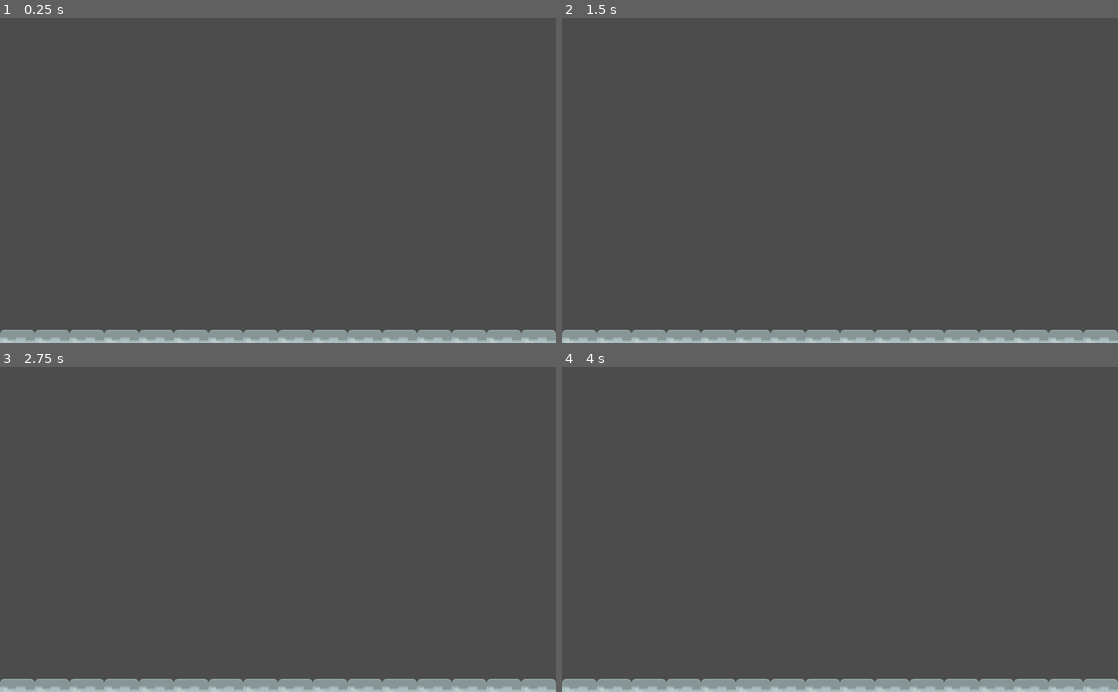
Above: before the commit, frames 1-4 (two rows, left to right).
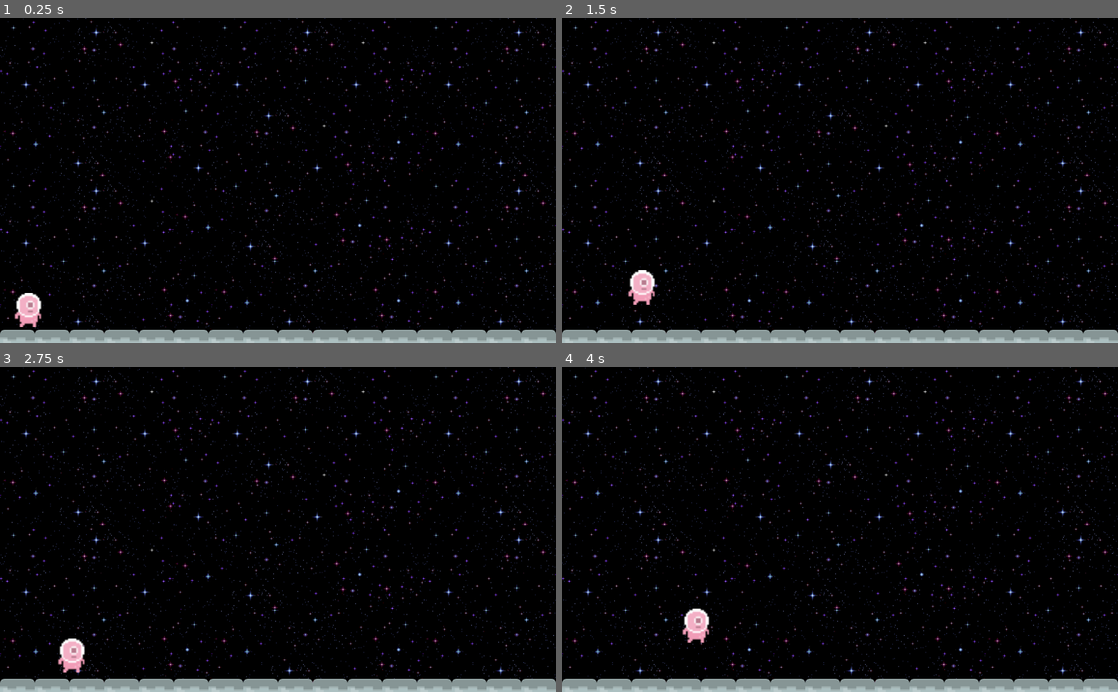
Above: after the commit, the same moments.

Repository: bsu-cs315/P2-MoonRun
Game: Godot game, scene res://src/Level.tscn
The game is run twice, just before and just after one commit, with the same random seed, the same clock (stepped at 60 frames per second) and the same inputs.
Inputs:
- Up to frame 1 (0.25 s): no input
- Up to frame 2 (1.5 s): tap Enter at 0.5 s; hold Right (ui_right) from 0.53 s (still down); tap Space (ui_select) at 0.6, 0.77, 1.07, 1.35 s
- Up to frame 3 (2.75 s): tap Space (ui_select) at 1.52, 1.82, 2.1 s; release Right (ui_right) at 2.03 s; hold Left (ui_left) from 2.03 s (still down)
- Up to frame 4 (4 s): release Left (ui_left) at 2.78 s; hold Right (ui_right) from 2.78 s (still down); tap Space (ui_select) at 2.85, 3.02, 3.32, 3.6, 3.77 s

The runs differ from the first frame. In frame 1, 96% of the frame differs, in the area x 0-100%, y 0-98%; in frame 2, 96%; in frame 3, 96%; in frame 4, 96%.

Commit message:
Added character movement

Diff:
--- a/project/project.godot
+++ b/project/project.godot
@@ -17,7 +17,7 @@
 
 config/name="MoonRun"
 run/main_scene="res://src/Level.tscn"
-config/icon="res://icon.png"
+config/icon="res://assets/playerAnimations/tile_0081.png"
 
 [display]
 
--- a/project/src/Level.tscn
+++ b/project/src/Level.tscn
@@ -18,6 +18,8 @@
 [ext_resource path="res://assets/levelPieces/stoneHill_right.png" type="Texture" id=16]
 [ext_resource path="res://assets/levelPieces/stoneHalf_mid.png" type="Texture" id=17]
 [ext_resource path="res://assets/levelPieces/stoneHill_left.png" type="Texture" id=18]
+[ext_resource path="res://src/Player.tscn" type="PackedScene" id=19]
+[ext_resource path="res://assets/levelPieces/SpaceBackground.png" type="Texture" id=20]
 
 [sub_resource type="ConvexPolygonShape2D" id=2]
 points = PoolVector2Array( 0, 0, 129, 0, 129, 128, 0, 128 )
@@ -455,9 +457,20 @@
 
 [node name="Level" type="Node2D"]
 
+[node name="TextureRect" type="TextureRect" parent="."]
+anchor_right = 1.0
+anchor_bottom = 1.0
+texture = ExtResource( 20 )
+__meta__ = {
+"_edit_use_anchors_": false
+}
+
 [node name="TileMap" type="TileMap" parent="."]
 scale = Vector2( 0.5, 0.5 )
 tile_set = SubResource( 19 )
 cell_size = Vector2( 128, 128 )
 format = 1
 tile_data = PoolIntArray( 589824, 18, 0, 589825, 18, 0, 589826, 18, 0, 589827, 18, 0, 589828, 18, 0, 589829, 18, 0, 589830, 18, 0, 589831, 18, 0, 589832, 18, 0, 589833, 18, 0, 589834, 18, 0, 589835, 18, 0, 589836, 18, 0, 589837, 18, 0, 589838, 18, 0, 589839, 18, 0 )
+
+[node name="Player" parent="." instance=ExtResource( 19 )]
+position = Vector2( 53, 541 )
--- /dev/null
+++ b/project/src/Player.gd
@@ -0,0 +1,28 @@
+extends KinematicBody2D
+export (int) var run_speed = 100
+export (int) var jump_speed = -400
+export (int) var gravity = 1200
+
+var velocity = Vector2()
+var jumping = false
+
+func get_input():
+	velocity.x = 0
+	var right = Input.is_action_pressed('ui_right')
+	var left = Input.is_action_pressed('ui_left')
+	var jump = Input.is_action_just_pressed('ui_select')
+
+	if jump and is_on_floor():
+		jumping = true
+		velocity.y = jump_speed
+	if right:
+		velocity.x += run_speed
+	if left:
+		velocity.x -= run_speed
+
+func _physics_process(delta):
+	get_input()
+	velocity.y += gravity * delta
+	if jumping and is_on_floor():
+		jumping = false
+	velocity = move_and_slide(velocity, Vector2(0, -1))
--- a/project/src/Player.tscn
+++ b/project/src/Player.tscn
@@ -8,6 +8,11 @@
 [ext_resource path="res://assets/playerAnimations/tile_0083.png" type="Texture" id=6]
 [ext_resource path="res://assets/playerAnimations/tile_0089.png" type="Texture" id=7]
 [ext_resource path="res://assets/playerAnimations/tile_0087.png" type="Texture" id=8]
+[ext_resource path="res://src/Player.gd" type="Script" id=9]
+
+[sub_resource type="CapsuleShape2D" id=2]
+radius = 8.56155
+height = 7.69493
 
 [sub_resource type="SpriteFrames" id=1]
 animations = [ {
@@ -27,15 +32,15 @@
 "speed": 5.0
 } ]
 
-[sub_resource type="CapsuleShape2D" id=2]
-radius = 8.56155
-height = 7.69493
+[node name="Player" type="KinematicBody2D"]
+scale = Vector2( 3, 3 )
+script = ExtResource( 9 )
 
-[node name="Player" type="KinematicBody2D"]
+[node name="CollisionShape2D" type="CollisionShape2D" parent="."]
+visible = false
+scale = Vector2( 1, 1 )
+shape = SubResource( 2 )
 
 [node name="AnimatedSprite" type="AnimatedSprite" parent="."]
 frames = SubResource( 1 )
 animation = "Walking"
-
-[node name="CollisionShape2D" type="CollisionShape2D" parent="."]
-shape = SubResource( 2 )
Binary file added: project/assets/levelPieces/SpaceBackground.png
Not shown, added: project/assets/levelPieces/SpaceBackground.png.import
Not shown: 1 places in project/src/Level.tscn that only renumber resources
Not shown: 1 places in project/src/Player.tscn that only renumber resources
